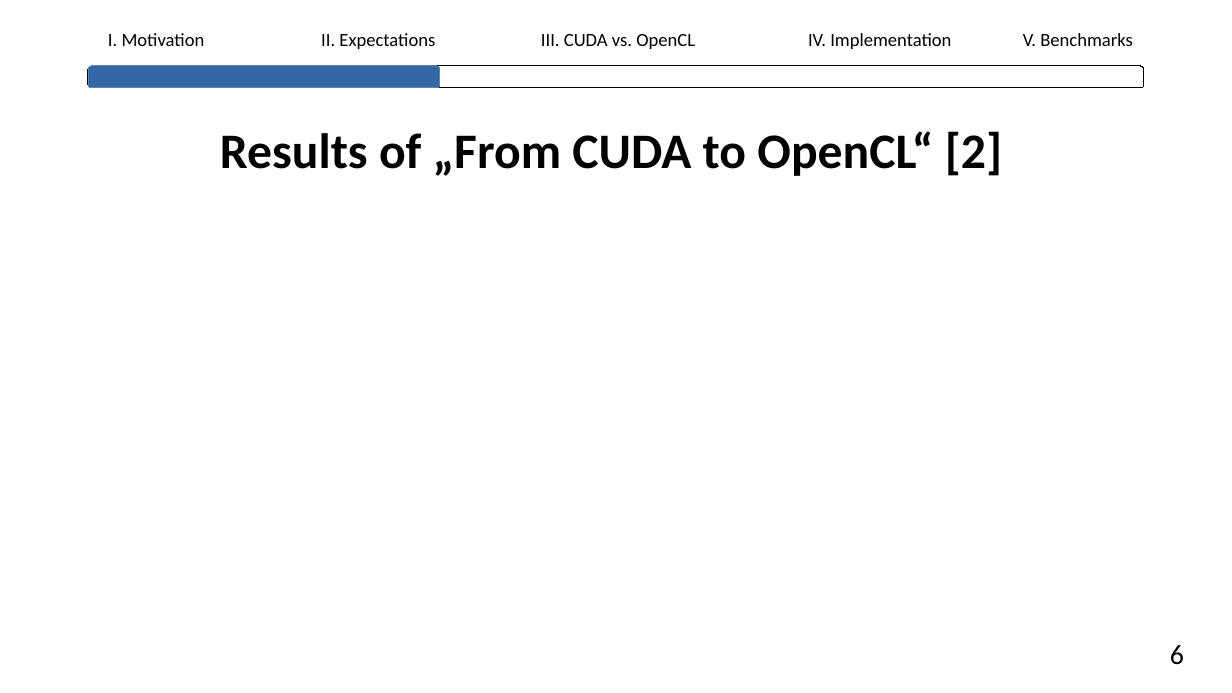
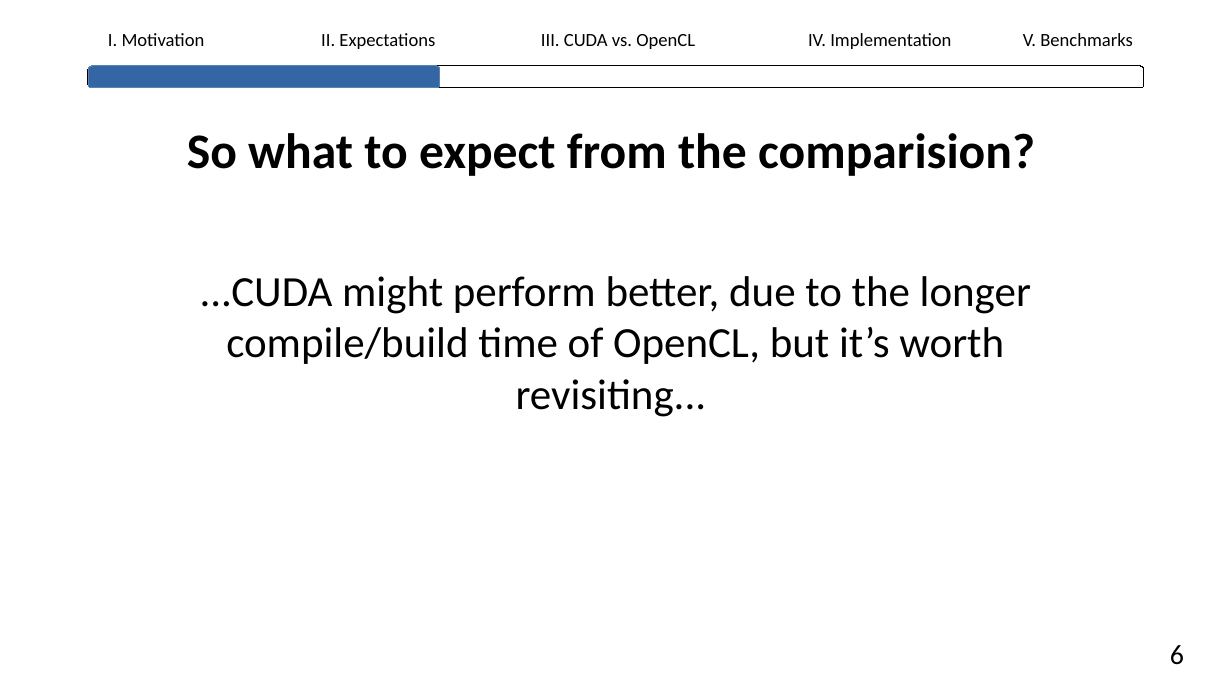
Before and after one commit to lhahner/opti-perf, a slide deck: slide 16 of docs/presentation/final-presentation.odp (slide 13 before the commit). Drawn at 1232x693 pixels with LibreOffice and Linux fonts; fonts in the diff are those of the drawing. Boxes give left, top, right and bottom in pixels: in the first picture for what was removed or moved away, otherwise in the second. Text is boxed around its words. In the diff, an @@ line names an element or a change of style, - is before the commit and + after.

Commit message:
adds expectations chapter to the final-presentation.odp

```diff
--- a/docs/presentation/final-presentation.odp
+++ b/docs/presentation/final-presentation.odp
@@ title at <box>187,133,1035,176</box>: text changed @@
-Results of „From CUDA to OpenCL“ [2]
+So what to expect from the comparision?
@@ text added at <box>200,276,1031,417</box>, 27.7 pt, text #000000 @@
+...CUDA might perform better, due to the longer compile/build time of OpenCL, but it’s worth revisiting...
```
Also in this commit, not shown: 4 other slides changed, 3 slides added, 3 other files.
